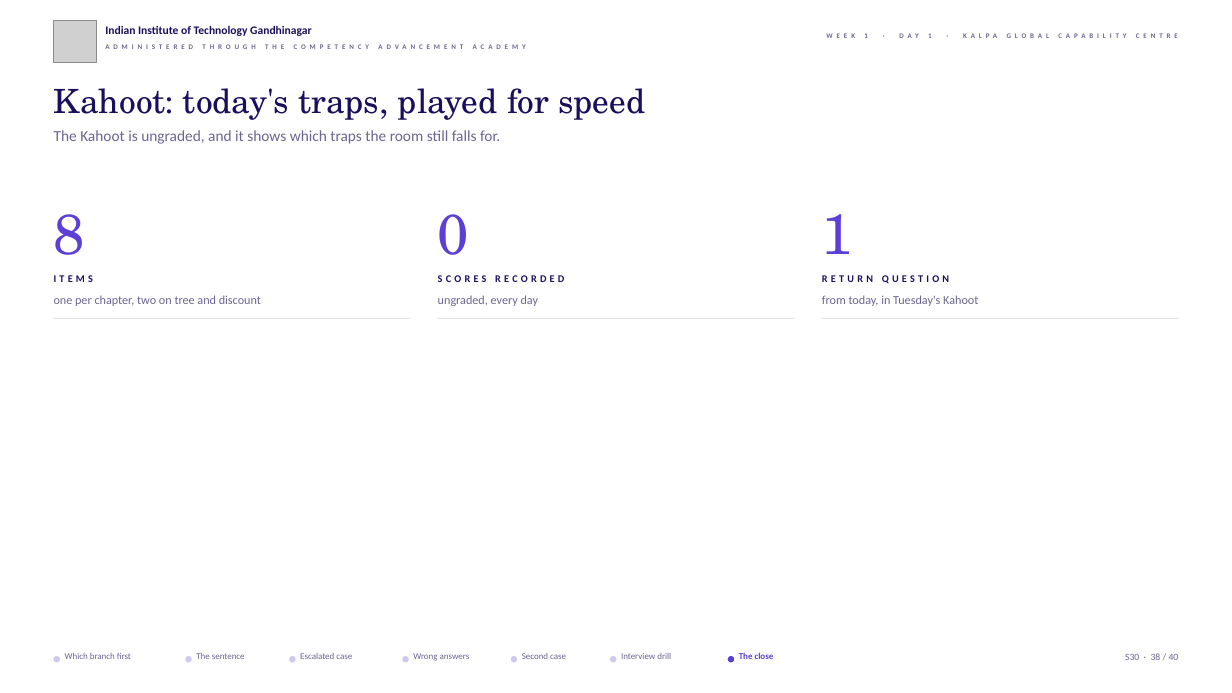
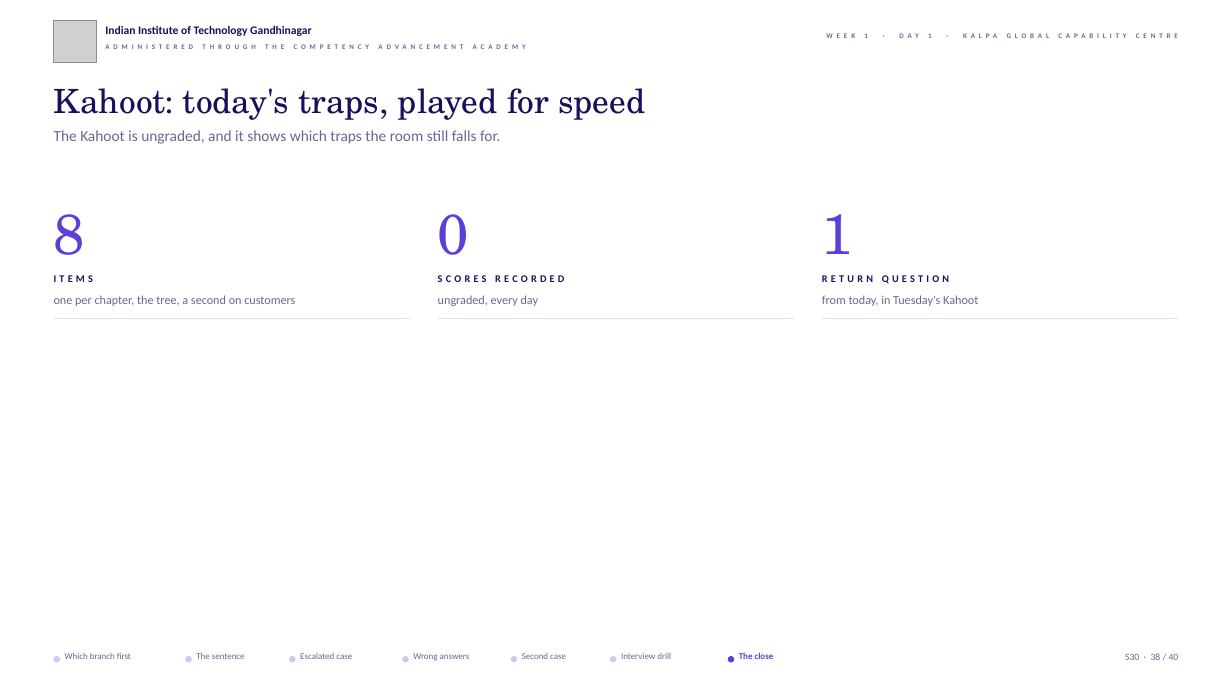
Before and after one commit to fde-academy-lab/c2-content-factory, a slide deck: slide 38 of content/W01/D1/slides/C2_W01_D01_half2_STUDENT.pptx. Drawn at 1232x693 pixels with LibreOffice and Linux fonts; fonts in the diff are those of the drawing; grey boxes stand for pictures; background and template pictures are left out. Boxes give left, top, right and bottom in pixels: in the first picture for what was removed or moved away, otherwise in the second. Text is boxed around its words. In the diff, an @@ line names an element or a change of style, - is before the commit and + after.

```diff
--- a/content/W01/D1/slides/C2_W01_D01_half2_STUDENT.pptx
+++ b/content/W01/D1/slides/C2_W01_D01_half2_STUDENT.pptx
@@ text at box(54, 295, 295, 306): text changed @@
-one per chapter, two on tree and discount
+one per chapter, the tree, a second on customers
```
Also in this commit, not shown: 1 other slide changed, 6 other files.
